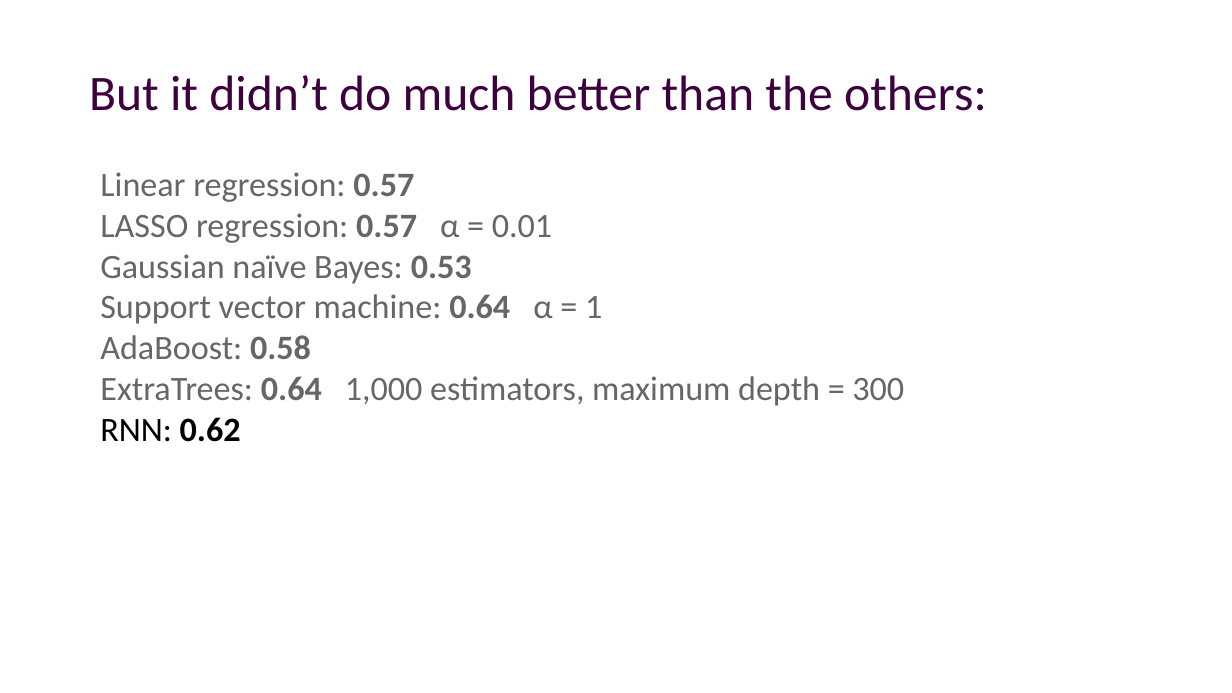
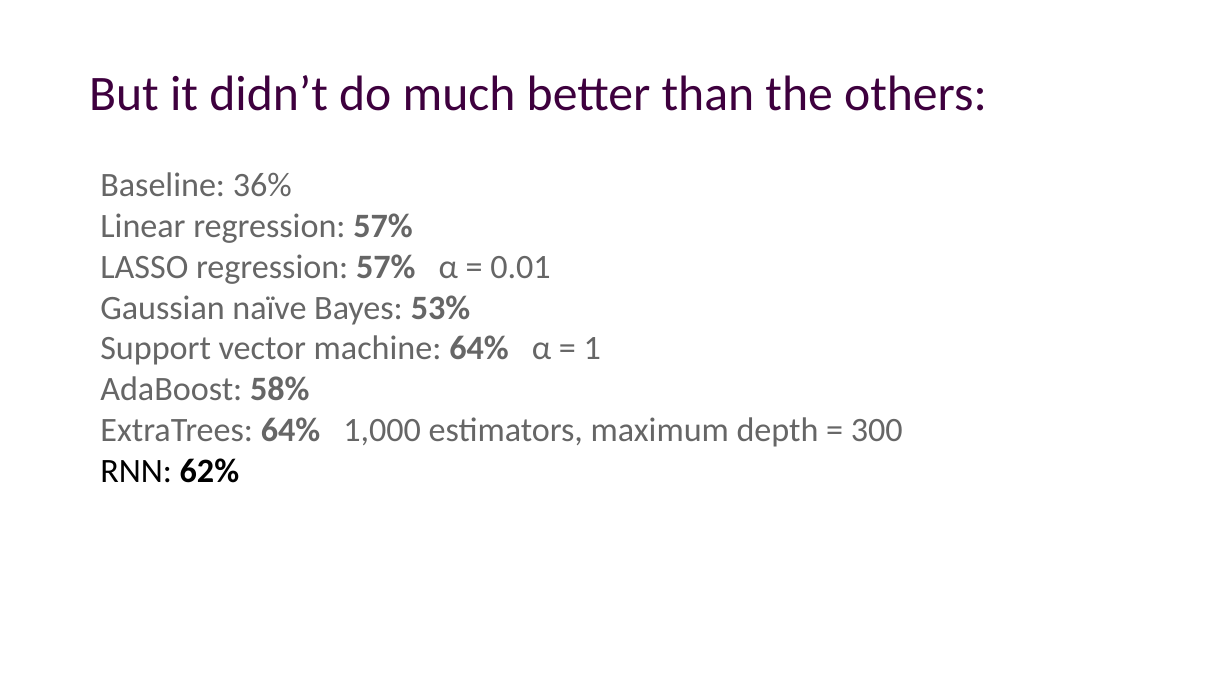
Before and after one commit to alexklapheke/essay, a slide deck: slide 23 of presentation/presentation.odp (slide 21 before the commit). Drawn at 1232x693 pixels with LibreOffice and Linux fonts; fonts in the diff are those of the drawing; background and template pictures are left out. Boxes give left, top, right and bottom in pixels: in the first picture for what was removed or moved away, otherwise in the second. Text is boxed around its words. In the diff, an @@ line names an element or a change of style, - is before the commit and + after.

```diff
--- a/presentation/presentation.odp
+++ b/presentation/presentation.odp
@@ text at bbox=[100, 172, 903, 483]: text changed @@
-Linear regression: 0.57
-LASSO regression: 0.57 α = 0.01
-Gaussian naïve Bayes: 0.53
-Support vector machine: 0.64 α = 1
-AdaBoost: 0.58
-ExtraTrees: 0.64 1,000 estimators, maximum depth = 300
-RNN: 0.62
+Baseline: 36%
+Linear regression: 57%
+LASSO regression: 57% α = 0.01
+Gaussian naïve Bayes: 53%
+Support vector machine: 64% α = 1
+AdaBoost: 58%
+ExtraTrees: 64% 1,000 estimators, maximum depth = 300
+RNN: 62%
```
Also in this commit, not shown: 14 other slides changed, 3 slides added, 1 slide removed, 10 other files.
